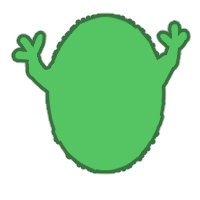
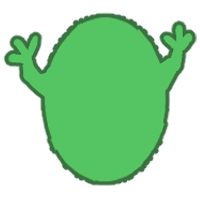
Revision of a layered 200 × 200 image; what changed, layer by layer:
painted on "Calque 1" over (3, 13, 197, 186)
